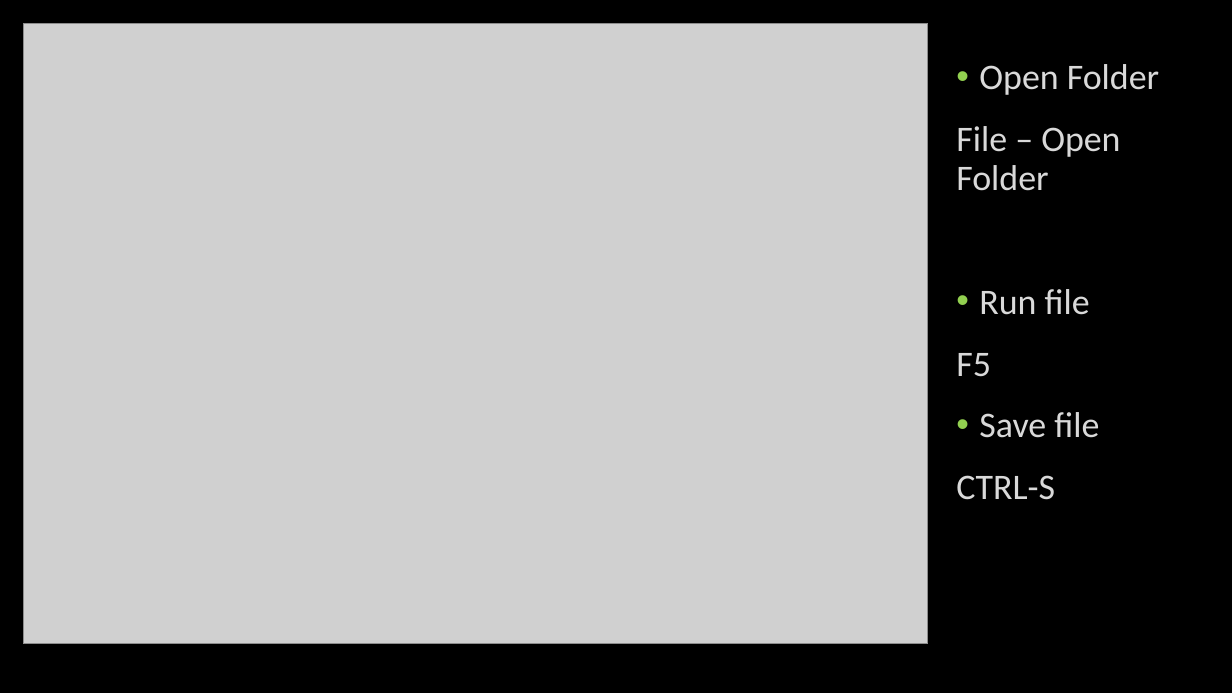
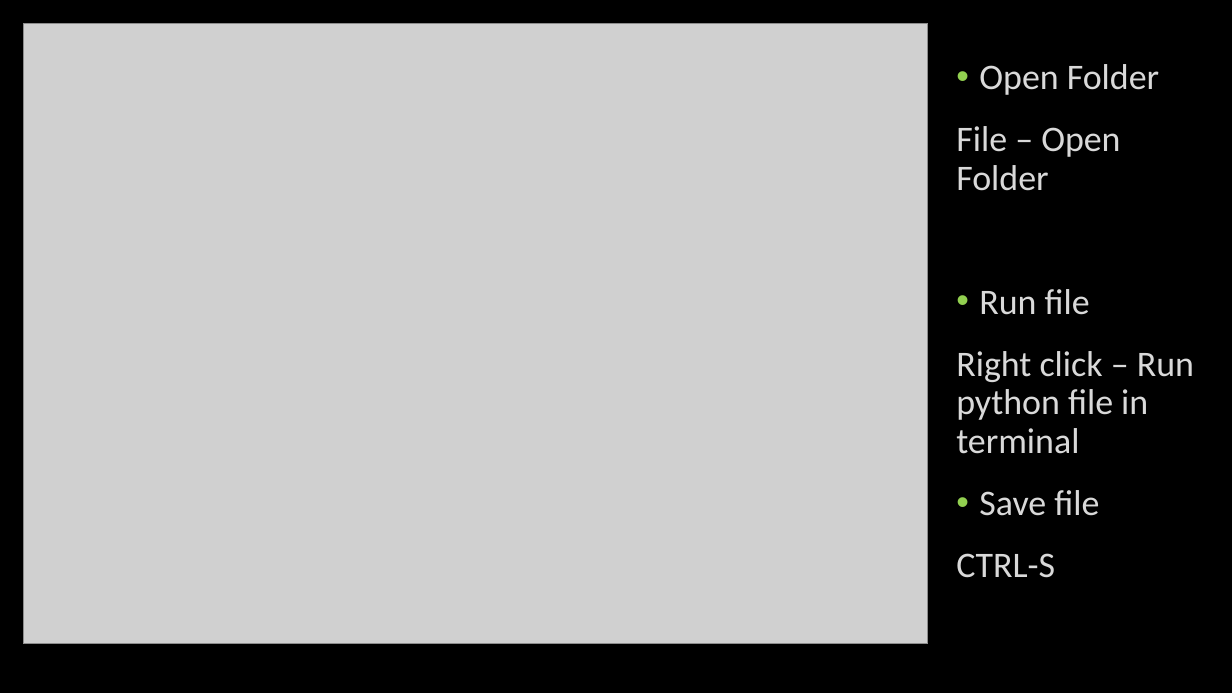
Before and after one commit to yilianz/CSCI125, a slide deck: slide 15 of LectureNotes/GitAndGitPages.pptx. Drawn at 1232x693 pixels with LibreOffice and Linux fonts; fonts in the diff are those of the drawing; grey boxes stand for pictures. Boxes give left, top, right and bottom in pixels: in the first picture for what was removed or moved away, otherwise in the second. Text is boxed around its words. In the diff, an @@ line names an element or a change of style, - is before the commit and + after.

```diff
--- a/LectureNotes/GitAndGitPages.pptx
+++ b/LectureNotes/GitAndGitPages.pptx
@@ text at (956,351,1194,454): text changed @@
-F5
+Right click – Run python file in terminal
```
Also in this commit, not shown: 4 other slides changed, 1 slide added, 1 other file.
